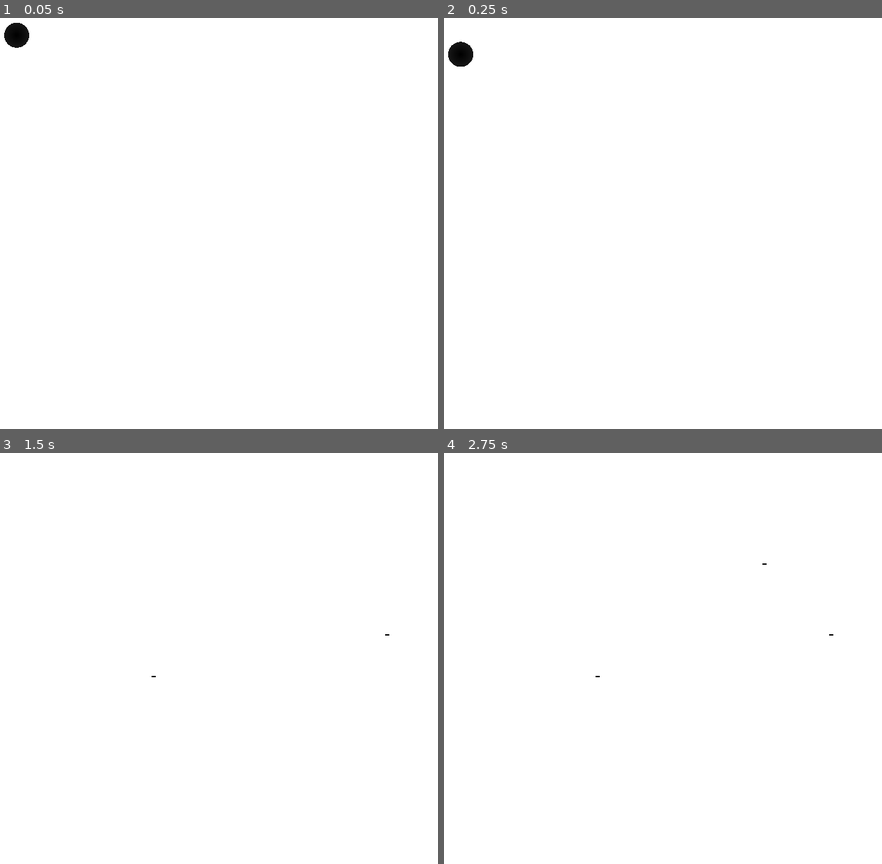
Above: before the commit, frames 1-4 (two rows, left to right).
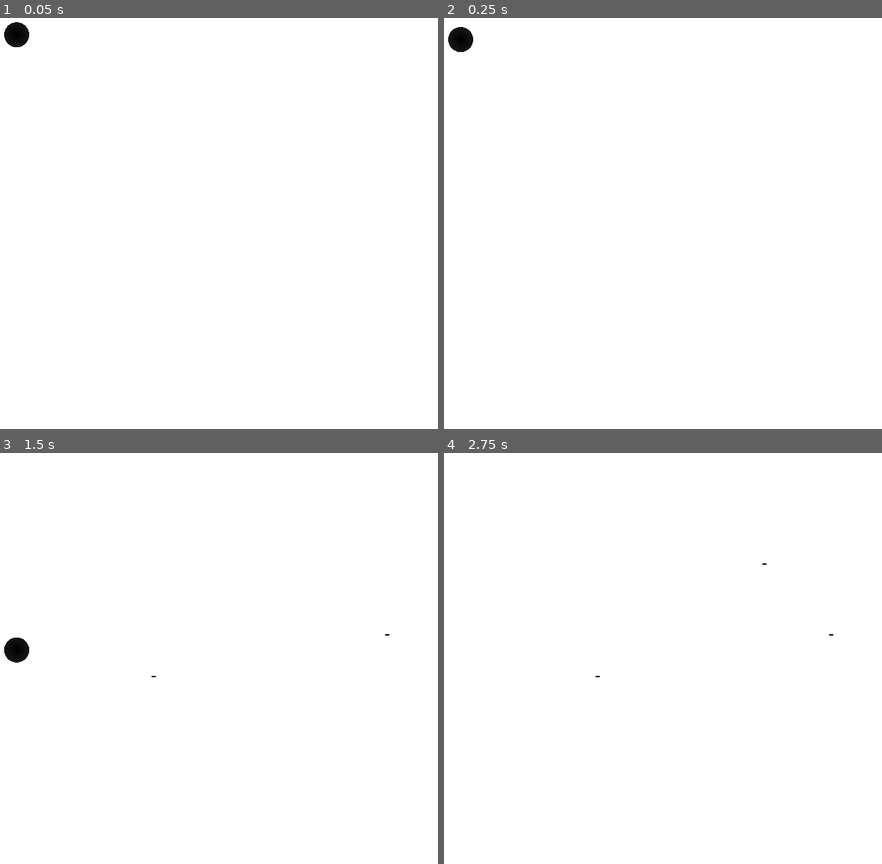
Above: after the commit, the same moments.

Repository: trizko/Papyrus
Game: Godot game, scene res://scenes/levels/level-01-01.tscn
Same seed, same stepped clock (60 frames per second), same inputs: the game is played once before the commit and once after it.
Inputs (mouse positions are in pixels of both pictures, inside the frame that each line leads up to):
- Up to frame 1 (0.05 s): no input
- Up to frame 2 (0.25 s): no input
- Up to frame 3 (1.5 s): move the mouse to (385, 633) at 0.52 s; click (385, 633) at 0.67 s; move the mouse to (153, 674) at 1.27 s; click (153, 674) at 1.42 s
- Up to frame 4 (2.75 s): move the mouse to (763, 563) at 2.02 s; click (763, 563) at 2.17 s

The runs differ from the first frame. In frame 1, less than 0.1% of the frame differs, in the area x 0-7%, y 1-8%; in frame 2, 0.4%, in the area x 0-7%, y 2-12%; in frame 3, 0.3%; in frame 4, nothing differs.

Commit message:
Adjust gravity applied to object

Diff:
--- a/godot/Papyrus/scenes/levels/level-01-01.tscn
+++ b/godot/Papyrus/scenes/levels/level-01-01.tscn
@@ -12,3 +12,4 @@
 
 [node name="Object" parent="." instance=ExtResource("1_bkojk")]
 position = Vector2(26, 12)
+gravity_scale = 0.25
